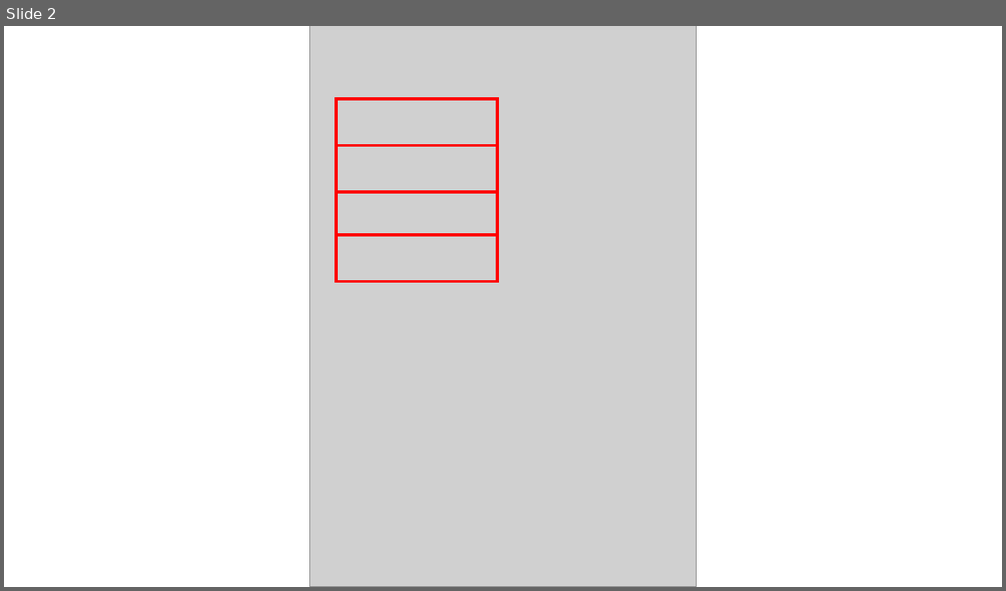
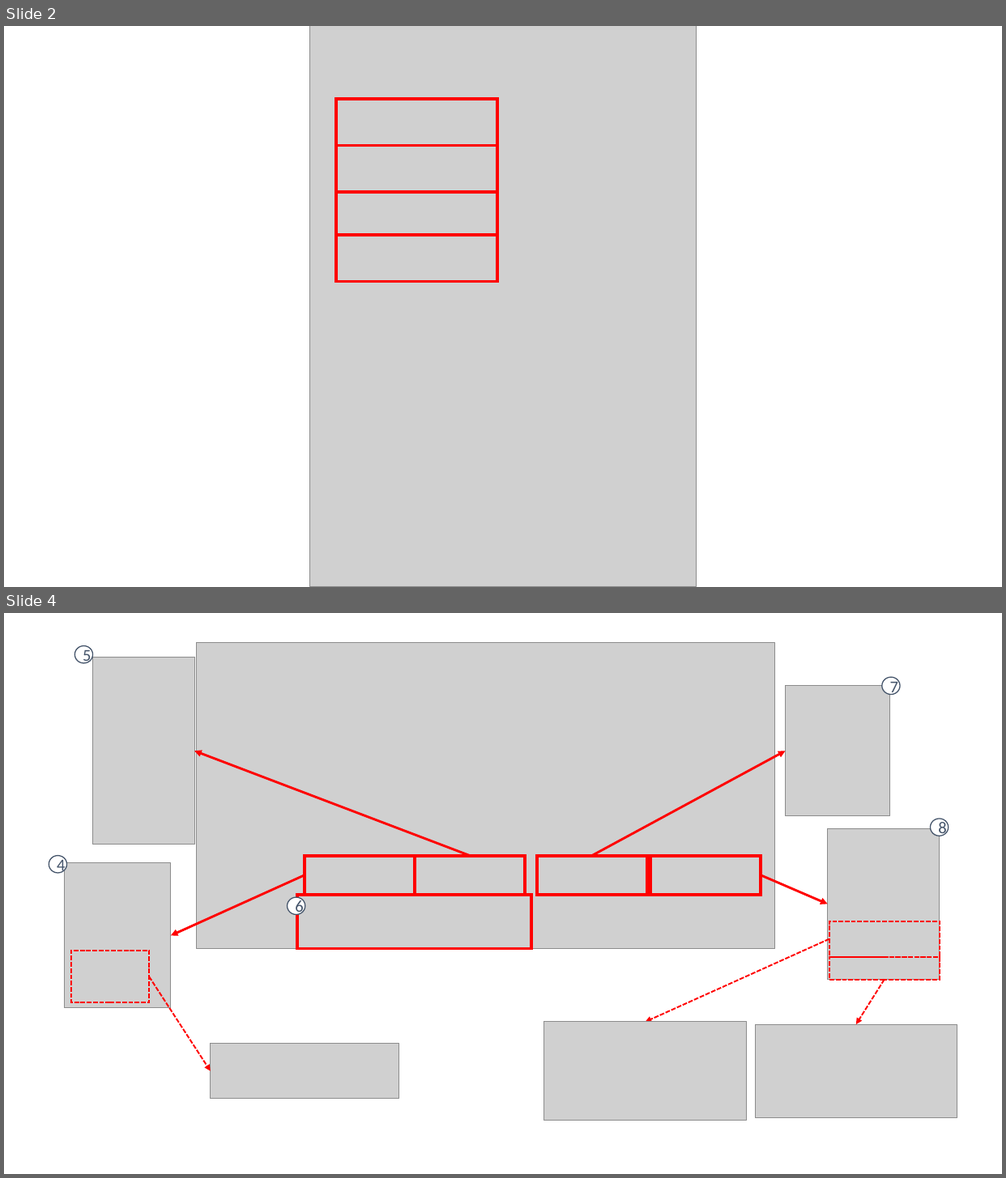
Before and after one commit to jasonteysh/VA-Project, a slide deck: UserGuide/images/imagecreator.pptx. Shown one above the other, each under a label of ours: slide 2 before the commit, slides 2 and 4 after it; the slides between them are not shown. The pictures are 1006x591 and 1006x1178 pixels, drawn with LibreOffice and Linux fonts; fonts in the diff are those of the drawing; grey boxes stand for pictures. Boxes give left, top, right and bottom in pixels: in the first picture for what was removed or moved away, otherwise in the second. Text is boxed around its words. In the diff, an @@ line names an element or a change of style, - is before the commit and + after.

```diff
--- a/UserGuide/images/imagecreator.pptx
+++ b/UserGuide/images/imagecreator.pptx
@@ slide 4 added at [4, 613, 1002, 1174], background #FFFFFF @@
@@ group added at [49, 643, 957, 1121]: 8 pictures, 8 rectangles, 7 arrows, 5 ellipses @@
+5
+6
+4
+7
+8
```
Also in this commit, not shown: 1 other slide added, 6 other files.
